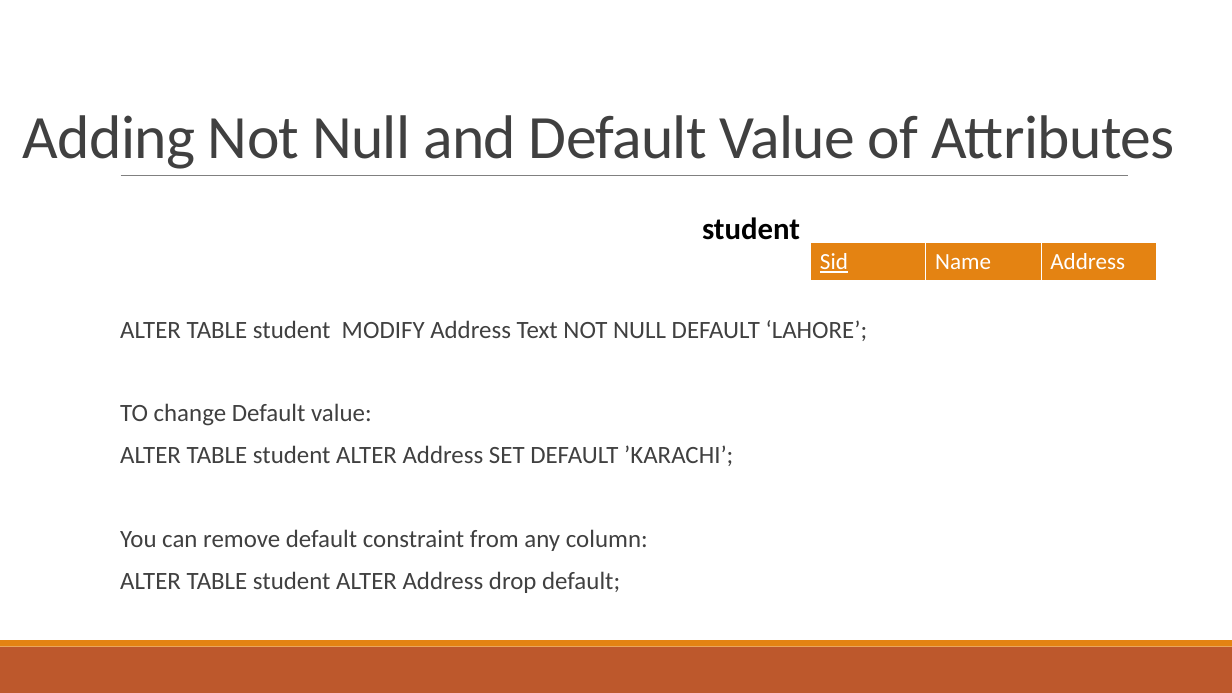
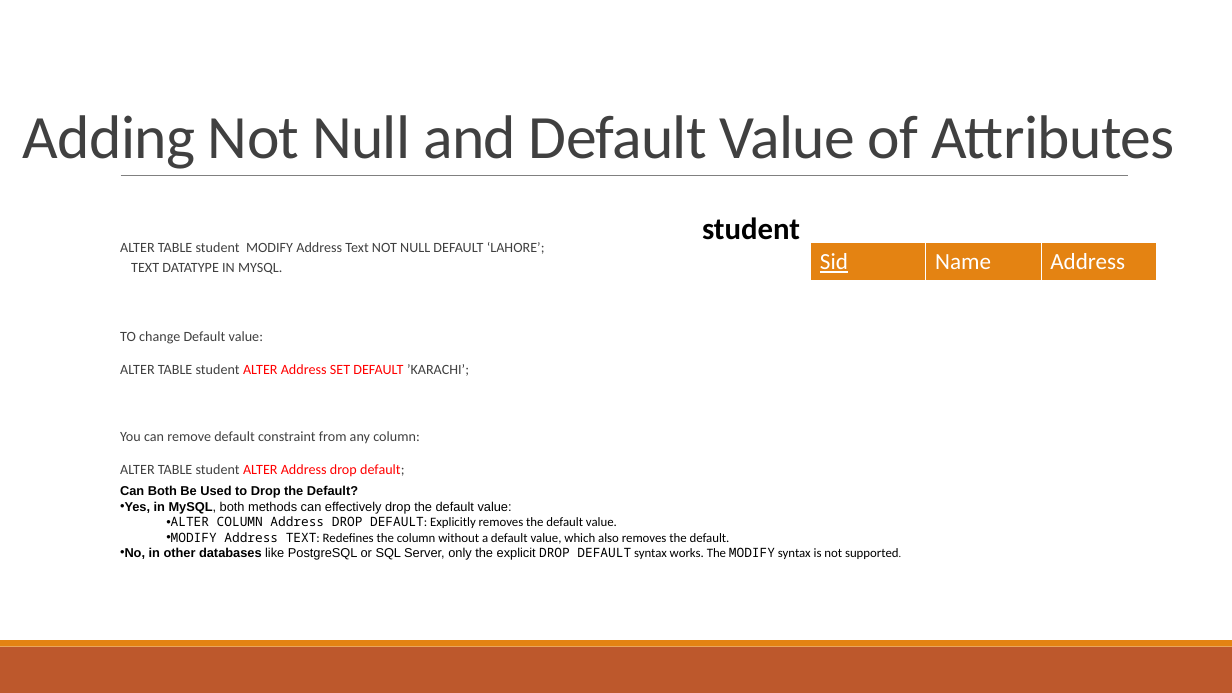
Before and after one commit to Saad-Dar04/Semester-4, a slide deck: slide 27 of Databasae management system/theory/course material/Lecture 5 DDL.pptx. Drawn at 1232x693 pixels with LibreOffice and Linux fonts; fonts in the diff are those of the drawing. Boxes give left, top, right and bottom in pixels: in the first picture for what was removed or moved away, otherwise in the second. Text is boxed around its words. In the diff, an @@ line names an element or a change of style, - is before the commit and + after.

```diff
--- a/Databasae management system/theory/course material/Lecture 5 DDL.pptx
+++ b/Databasae management system/theory/course material/Lecture 5 DDL.pptx
@@ text at <box>120,242,545,477</box>: size 19.4 to 11 pt; text colour #404040 to #FF0000 in "ALTER Address SET DEFAULT", "ALTER Address drop default;"; line spacing 0.8 to 0.9 @@
@@ text at <box>131,263,282,274</box>: paragraph added @@
+  TEXT DATATYPE IN MYSQL.
@@ text added at <box>120,485,899,560</box>, 10 pt, text #000000 @@
+Can Both Be Used to Drop the Default?
+• Yes, in MySQL, both methods can effectively drop the default value:
+  • ALTER COLUMN Address DROP DEFAULT: Explicitly removes the default value.
+  • MODIFY Address TEXT: Redefines the column without a default value, which also removes the default.
+• No, in other databases like PostgreSQL or SQL Server, only the explicit DROP DEFAULT syntax works. The MODIFY syntax is not supported.
```
Also in this commit, not shown: 5 other slides changed, 8 other files.
